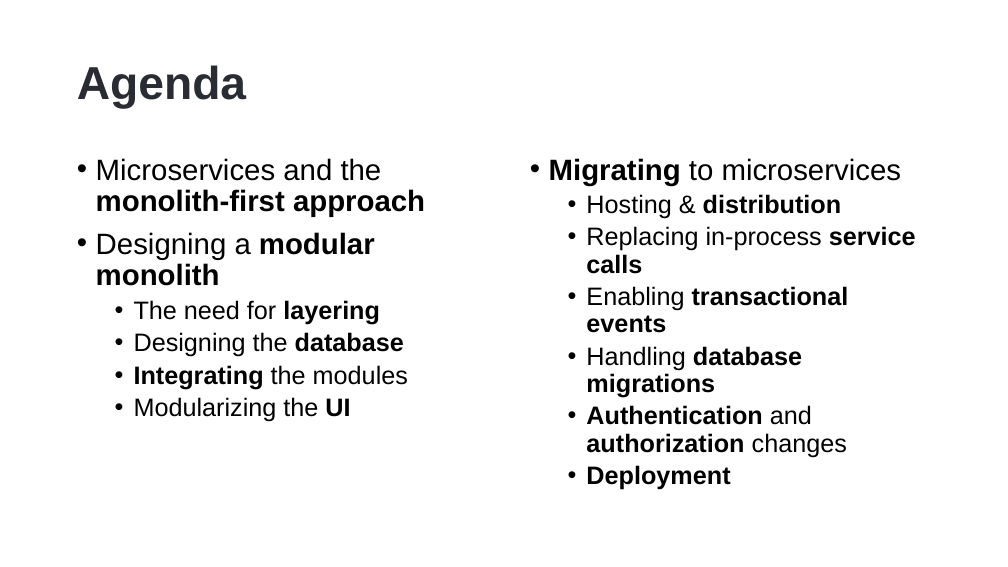
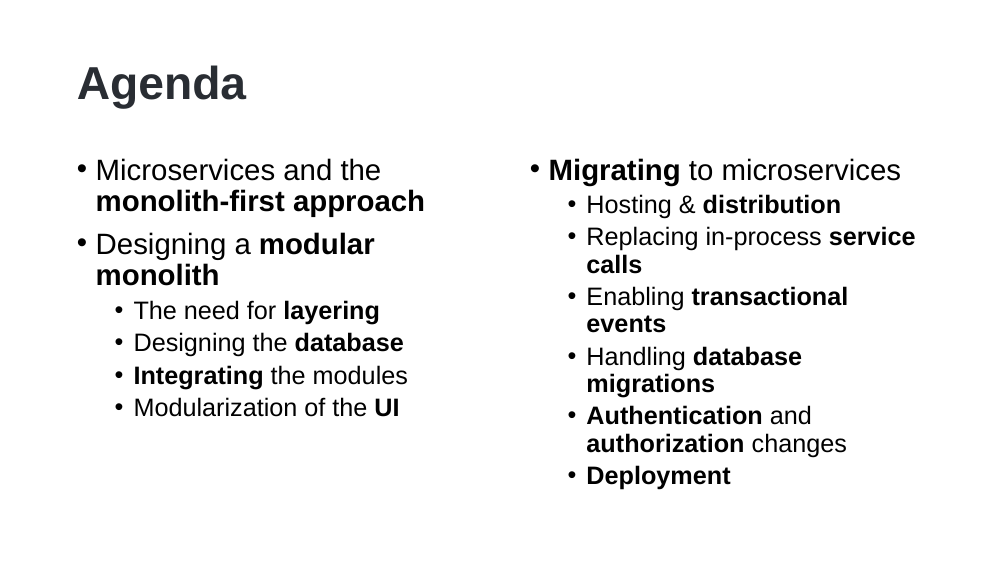
Before and after one commit to hikalkan/presentations, a slide deck: slide 2 of 2024-05-09 Designing Monolith First for Microservice Architecture/Monolith First Presentation.pptx. Drawn at 1008x567 pixels with LibreOffice and Linux fonts; fonts in the diff are those of the drawing; background and template pictures are left out. Boxes give left, top, right and bottom in pixels: in the first picture for what was removed or moved away, otherwise in the second. Text is boxed around its words. In the diff, an @@ line names an element or a change of style, - is before the commit and + after.

```diff
--- a/2024-05-09 Designing Monolith First for Microservice Architecture/Monolith First Presentation.pptx
+++ b/2024-05-09 Designing Monolith First for Microservice Architecture/Monolith First Presentation.pptx
@@ text at [134, 397, 399, 417]: text changed @@
-  • Modularizing the UI
+  • Modularization of the UI
```
Also in this commit, not shown: 1 other slide changed.
